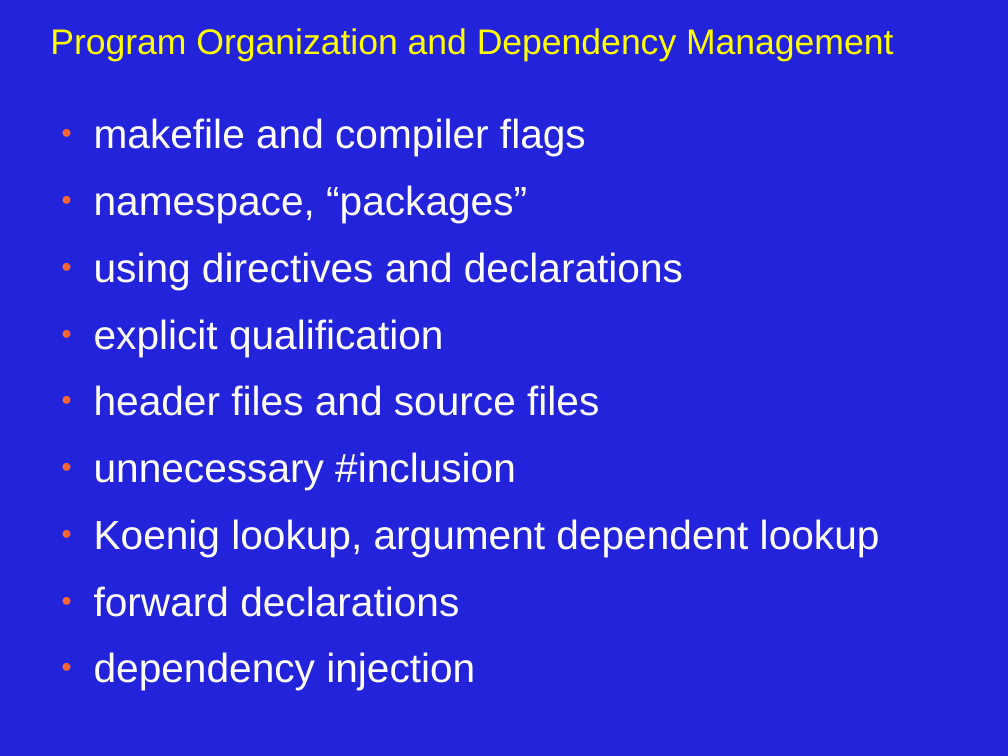
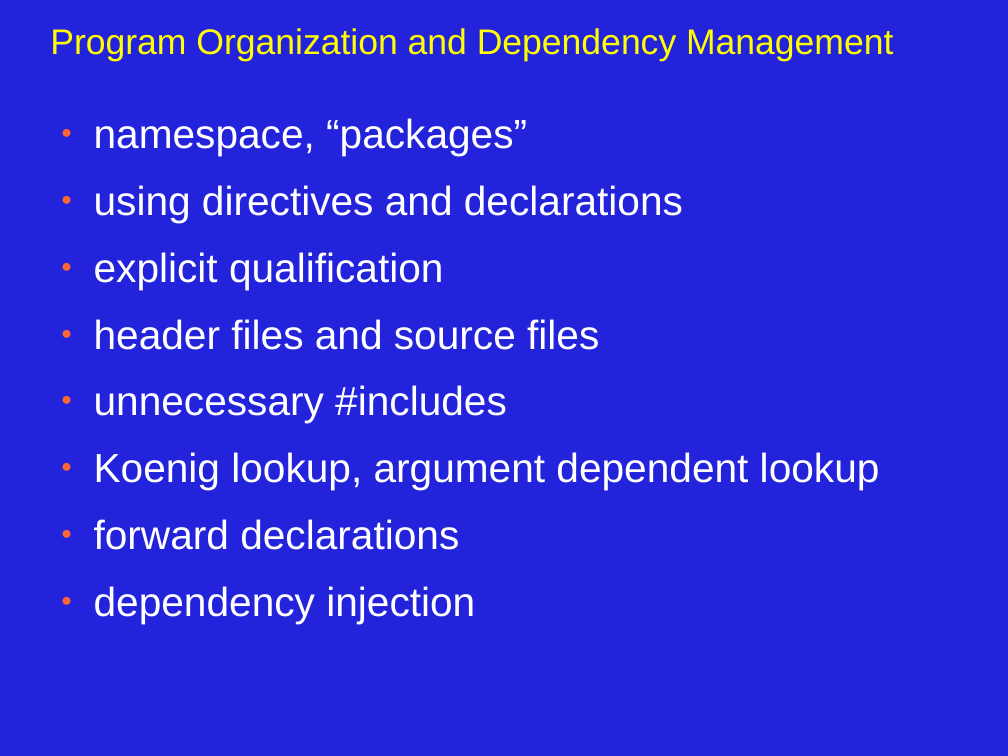
Before and after one commit to JonJagger/two-day-courses, a slide deck: slide 2 of cppf/06_Program_Organization_and_Dependency_Management.odp (slide 1 before the commit). Drawn at 1008x756 pixels with LibreOffice and Linux fonts; fonts in the diff are those of the drawing. Boxes give left, top, right and bottom in pixels: in the first picture for what was removed or moved away, otherwise in the second. Text is boxed around its words. In the diff, an @@ line names an element or a change of style, - is before the commit and + after.

```diff
--- a/cppf/06_Program_Organization_and_Dependency_Management.odp
+++ b/cppf/06_Program_Organization_and_Dependency_Management.odp
@@ text at bbox=[94, 118, 586, 156]: paragraph removed @@
-● makefile and compiler flags
@@ text at bbox=[94, 385, 507, 423]: text changed @@
-● unnecessary #inclusion
+● unnecessary #includes
```
Also in this commit, not shown: 12 other slides changed, 1 slide added, 3 slides removed, 8 other files.
